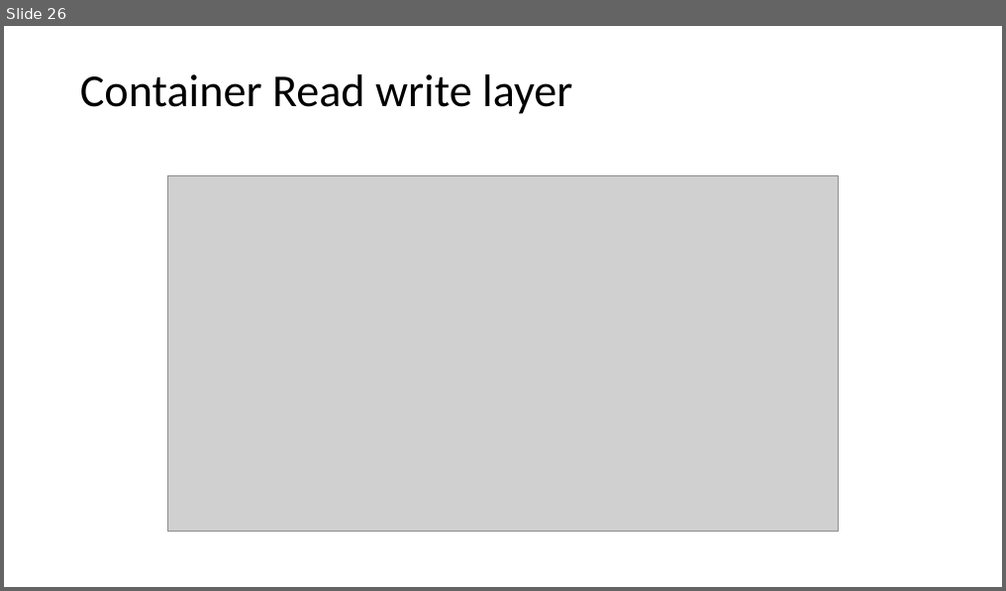
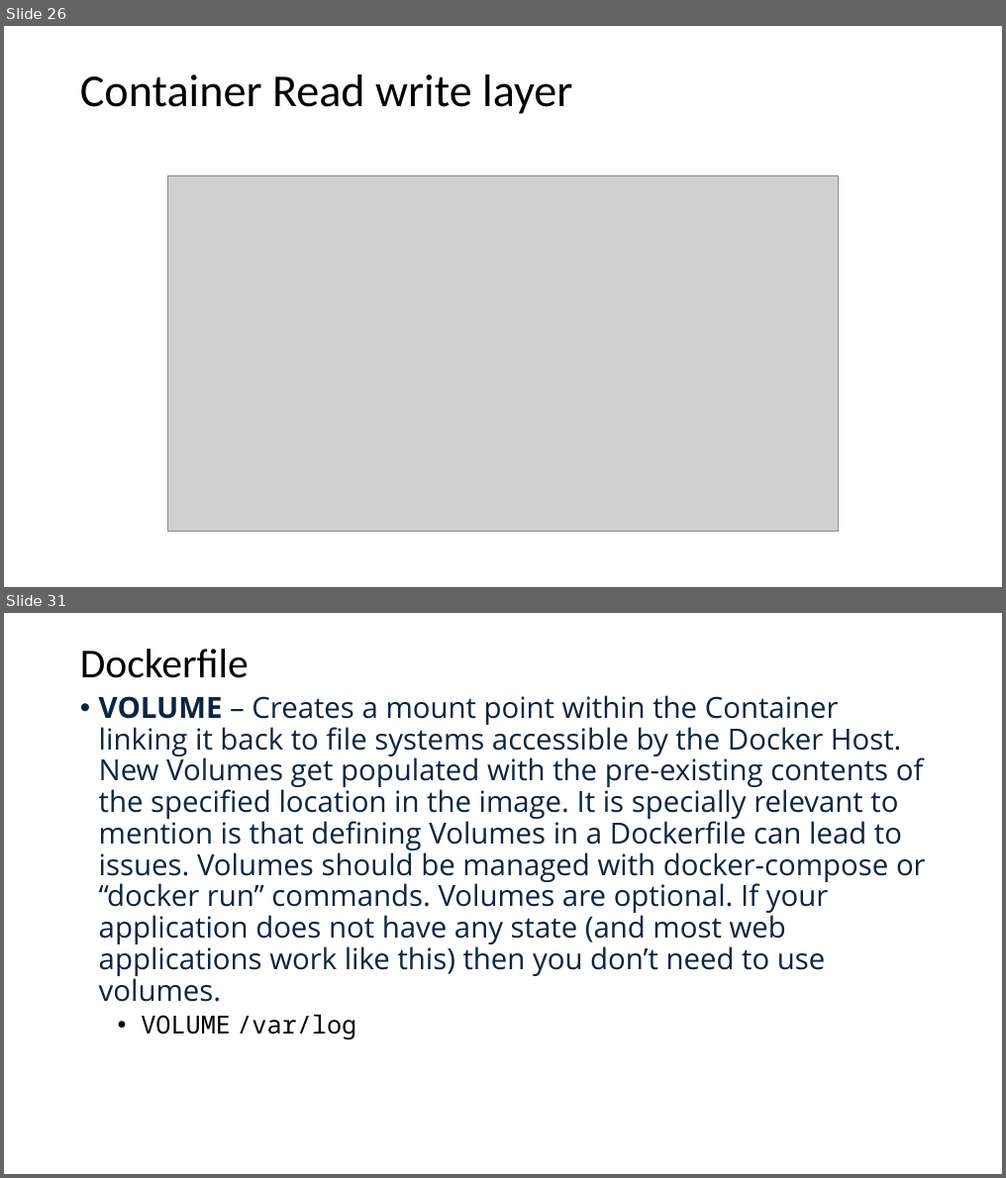
Before and after one commit to ajaigururajr/Docker, a slide deck: dockercommands.pptx. Shown one above the other, each under a label of ours: slide 26 before the commit, slides 26 and 31 after it; the slides between them are not shown. The pictures are 1006x591 and 1006x1178 pixels, drawn with LibreOffice and Linux fonts; fonts in the diff are those of the drawing; grey boxes stand for pictures. Boxes give left, top, right and bottom in pixels: in the first picture for what was removed or moved away, otherwise in the second. Text is boxed around its words. In the diff, an @@ line names an element or a change of style, - is before the commit and + after.

```diff
--- a/dockercommands.pptx
+++ b/dockercommands.pptx
@@ slide 31 added at box(4, 613, 1002, 1174), background #FFFFFF @@
@@ title added at box(80, 649, 249, 678), 39.6 pt, text #000000 @@
+Dockerfile
@@ text added at box(99, 695, 926, 1040), 28 pt, text #0A2540 @@
+• VOLUME – Creates a mount point within the Container linking it back to file systems accessible by the Docker Host. New Volumes get populated with the pre-existing contents of the specified location in the image. It is specially relevant to mention is that defining Volumes in a Dockerfile can lead to issues. Volumes should be managed with docker-compose or “docker run” commands. Volumes are optional. If your application does not have any state (and most web applications work like this) then you don’t need to use volumes.
+  • VOLUME /var/log
```
Also in this commit, not shown: 6 other slides added, 21 other files.
